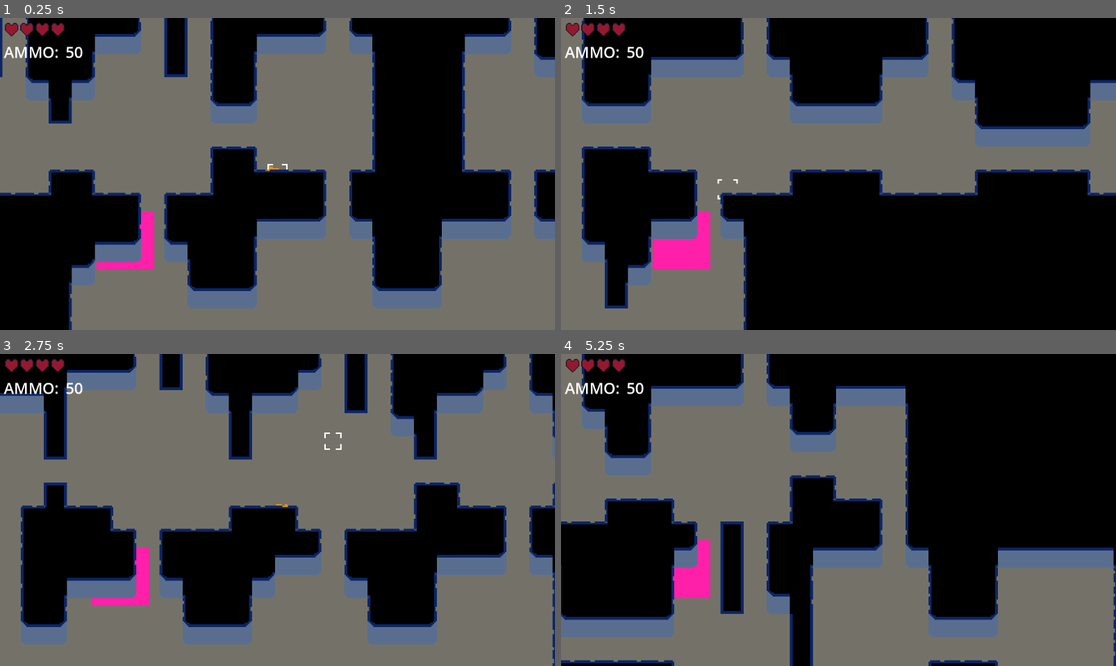
Above: before the commit, frames 1-4 (two rows, left to right).
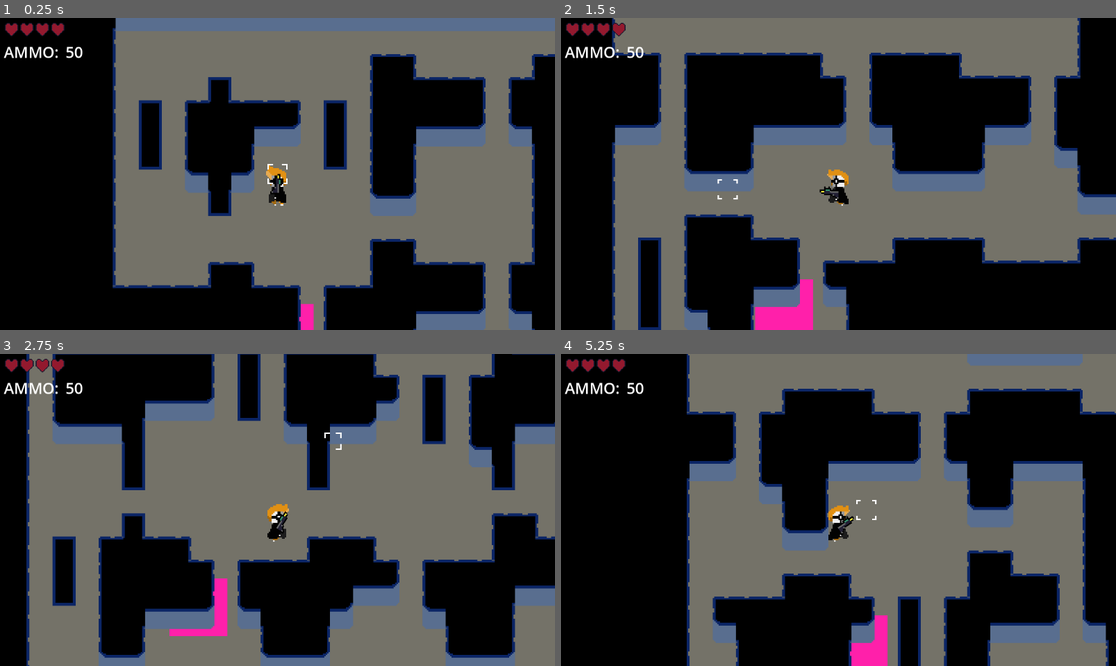
Above: after the commit, the same moments.

Repository: marleeeeeey/game_mvp_002
Game: Godot game, scene res://Levels/main_room.tscn
Two runs of this game, one before a commit and one after it. Both use one fixed random seed, a clock stepped at 60 frames per second and the inputs below.
Inputs (mouse positions are in pixels of both pictures, inside the frame that each line leads up to):
- Up to frame 1 (0.25 s): no input
- Up to frame 2 (1.5 s): tap Enter (ui_accept) at 0.5, 0.77 s; move the mouse to (960, 158) at 0.52 s; hold Right (ui_right) 0.53-1.28 s; move the mouse to (727, 189) at 1.27 s; hold Down (ui_down) from 1.28 s (still down)
- Up to frame 3 (2.75 s): tap Enter (ui_accept) at 1.52 s; move the mouse to (333, 441) at 2.02 s; release Down (ui_down) at 2.03 s; hold Right (ui_right) from 2.03 s (still down)
- Up to frame 4 (5.25 s): move the mouse to (810, 572) at 2.77 s; release Right (ui_right) at 2.78 s; hold Up (ui_up) 2.78-3.53 s; tap Enter (ui_accept) at 3.02, 3.77, 4.52 s; move the mouse to (1005, 556) at 3.52 s; hold Left (ui_left) 3.53-5.03 s; move the mouse to (672, 463) at 4.27 s; move the mouse to (866, 510) at 5.02 s; hold Down (ui_down) from 5.03 s (still down)

The runs differ from the first frame. In frame 1, 58% of the frame differs, in the area x 0-100%, y 0-100%; in frame 2, 68%; in frame 3, 62%; in frame 4, 62%.

Commit message:
Update layer ordering (?).

Diff:
--- a/Entities/Scenes/Player/player.tscn
+++ b/Entities/Scenes/Player/player.tscn
@@ -193,6 +193,8 @@
 [sub_resource type="CircleShape2D" id="CircleShape2D_x5ctw"]
 
 [node name="Player" type="CharacterBody2D"]
+z_index = 1
+y_sort_enabled = true
 collision_mask = 15
 script = ExtResource("1_a5bl7")
 speed = 85
@@ -203,6 +205,7 @@
 disabled = true
 
 [node name="Sprite2D" type="Sprite2D" parent="."]
+y_sort_enabled = true
 position = Vector2(0, -13)
 texture = ExtResource("1_jnwq3")
 hframes = 8
--- a/Levels/main_room.tscn
+++ b/Levels/main_room.tscn
@@ -636,10 +636,11 @@
 sources/0 = SubResource("TileSetAtlasSource_44fad")
 
 [node name="MainRoom" type="Node2D"]
+y_sort_enabled = true
 script = ExtResource("1_yltm1")
 
 [node name="Player" parent="." instance=ExtResource("2_tc2co")]
-position = Vector2(241, 192)
+position = Vector2(128, 128)
 
 [node name="ColorRect" type="ColorRect" parent="."]
 z_index = -2
@@ -679,8 +680,11 @@
 text = "0"
 
 [node name="TileMap" type="TileMap" parent="."]
+z_index = 1
+y_sort_enabled = true
 tile_set = SubResource("TileSet_57luf")
 format = 2
+layer_0/y_sort_enabled = true
 layer_0/tile_data = PackedInt32Array(1114130, 65536, 1, 1114131, 65536, 1, 1179668, 65536, 1, 1179669, 65536, 1, 124520 …(199889 unchanged characters)…
 
 [node name="Camera2D" type="Camera2D" parent="."]
